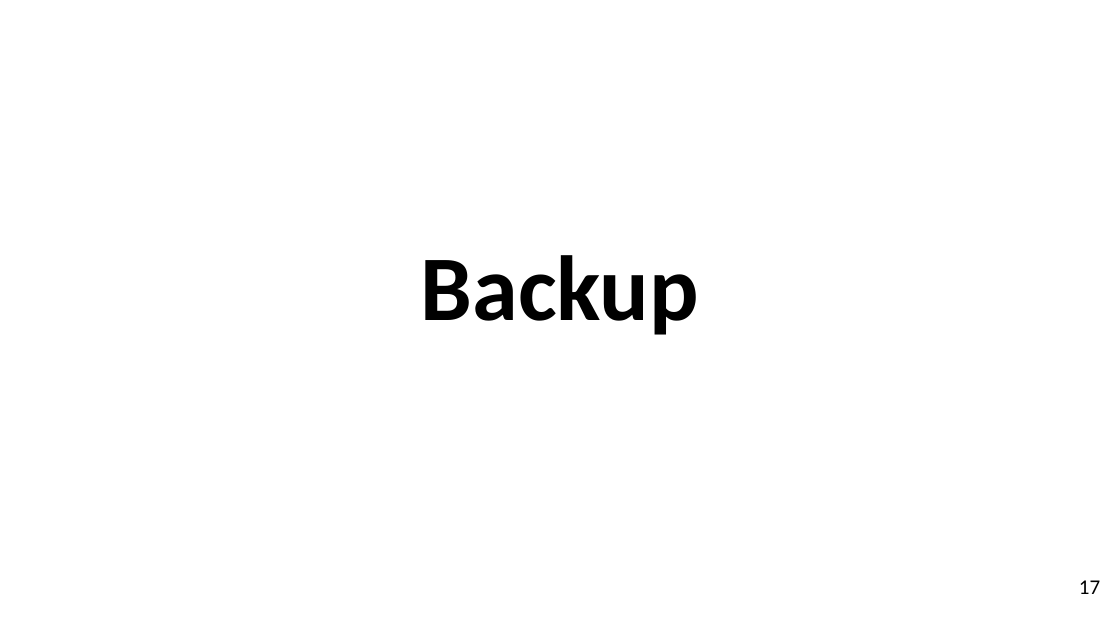
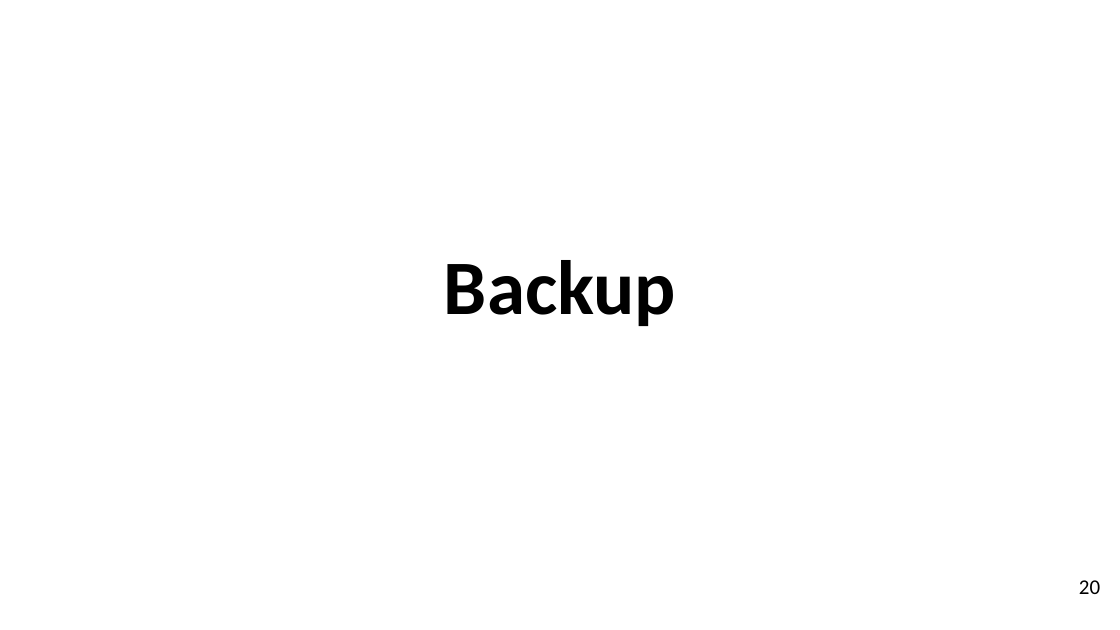
Before and after one commit to SoftwareEgineeringWaterDetectionSystem/Smart_Water_Level_Detection_System, a slide deck: slide 20 of software engineering slide.pptx (slide 17 before the commit). Drawn at 1120x630 pixels with LibreOffice and Linux fonts; fonts in the diff are those of the drawing; background and template pictures are left out. Boxes give left, top, right and bottom in pixels: in the first picture for what was removed or moved away, otherwise in the second. Text is boxed around its words. In the diff, an @@ line names an element or a change of style, - is before the commit and + after.

```diff
--- a/software engineering slide.pptx
+++ b/software engineering slide.pptx
@@ title "Backup" at (444, 260, 676, 326): size 79.2 to 66 pt @@
@@ page number at (1079, 580, 1100, 594): text changed @@
-17
+20
```
Also in this commit, not shown: 7 other slides changed, 3 slides added, 1 other file.
